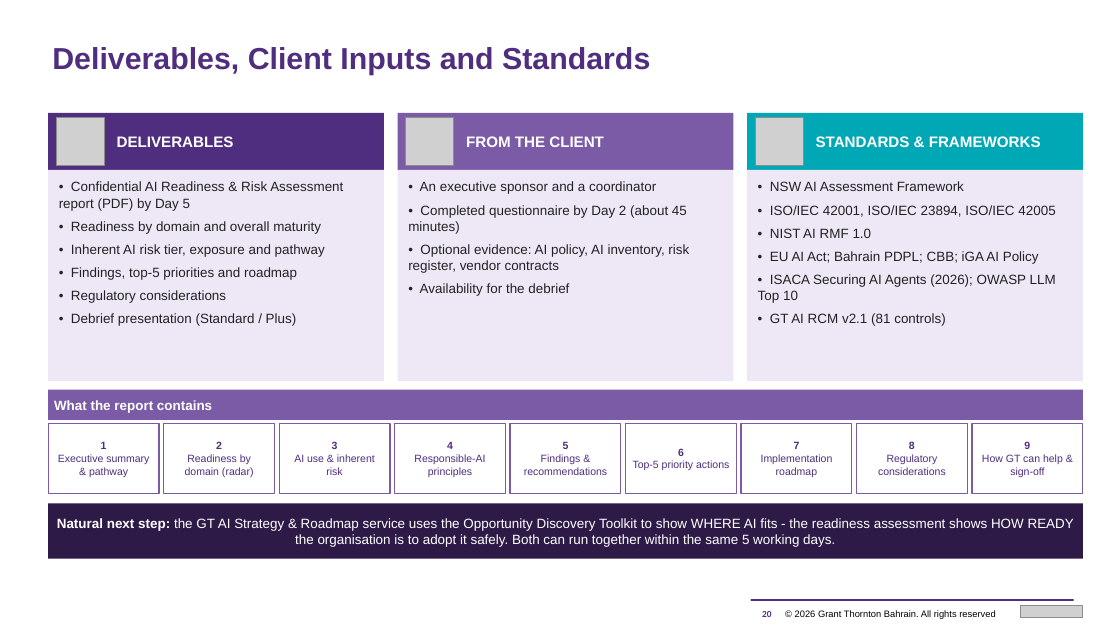
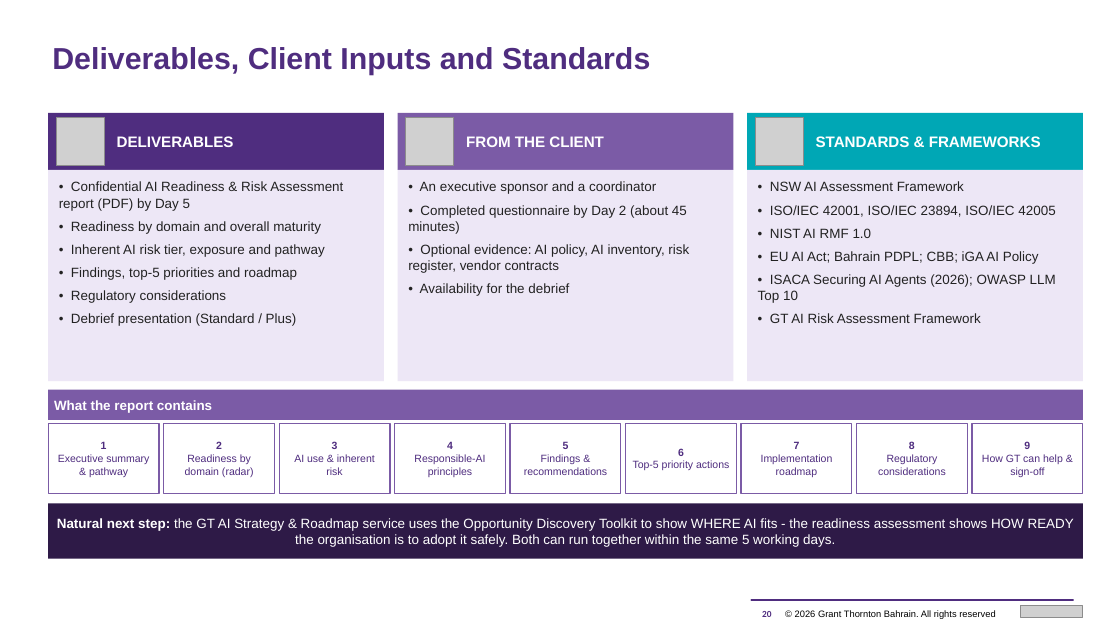
Before and after one commit to mahekdevangtrivedi-wq/GT-AI-Service-Line, a slide deck: slide 20 of 01_AI_Governance_Risk_Compliance/1.3_AI_Readiness_Assessment_Tool/GT_AI_Readiness_Assessment_Proposal.pptx. Drawn at 1120x630 pixels with LibreOffice and Linux fonts; fonts in the diff are those of the drawing; grey boxes stand for pictures. Boxes give left, top, right and bottom in pixels: in the first picture for what was removed or moved away, otherwise in the second. Text is boxed around its words. In the diff, an @@ line names an element or a change of style, - is before the commit and + after.

```diff
--- a/01_AI_Governance_Risk_Compliance/1.3_AI_Readiness_Assessment_Tool/GT_AI_Readiness_Assessment_Proposal.pptx
+++ b/01_AI_Governance_Risk_Compliance/1.3_AI_Readiness_Assessment_Tool/GT_AI_Readiness_Assessment_Proposal.pptx
@@ text at (770, 313, 981, 323): text changed @@
-• GT AI RCM v2.1 (81 controls)
+• GT AI Risk Assessment Framework
```
Also in this commit, not shown: 3 other slides changed, 18 other files.
